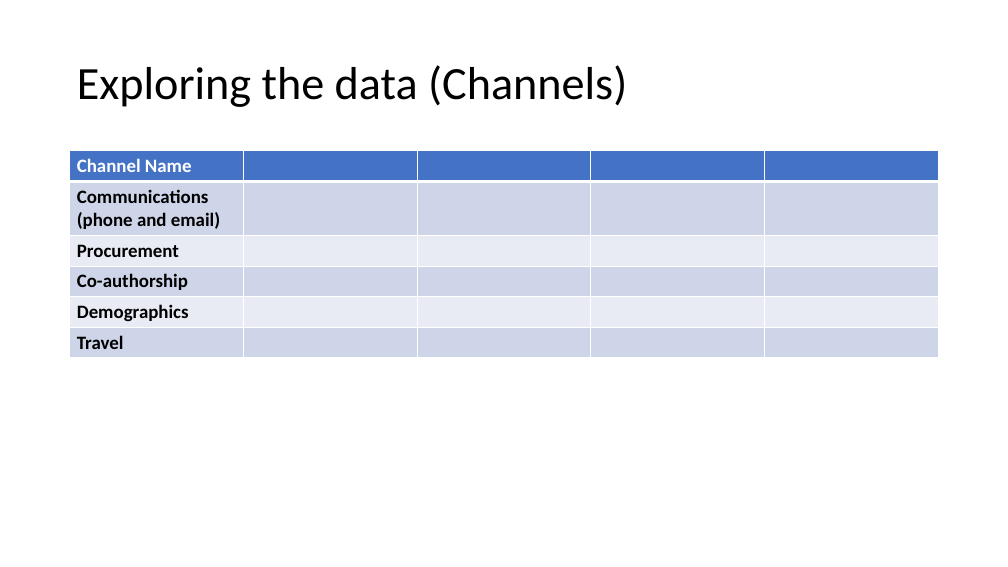
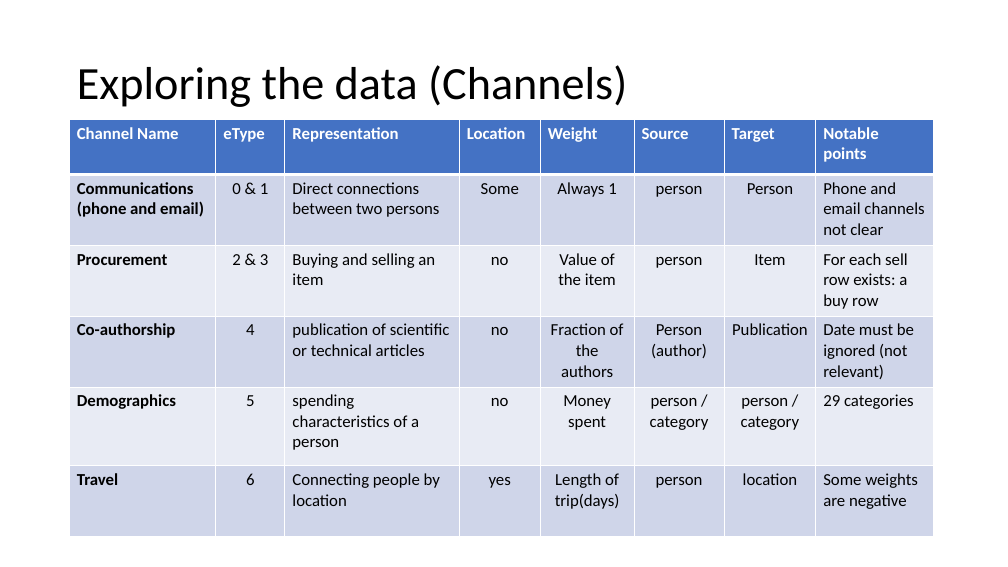
Before and after one commit to AtrayeeNeog/Visualization_2019-20, a slide deck: slide 9 of Documentation/Project_Presentation_v1.pptx. Drawn at 1008x567 pixels with LibreOffice and Linux fonts; fonts in the diff are those of the drawing. Boxes give left, top, right and bottom in pixels: in the first picture for what was removed or moved away, otherwise in the second. Text is boxed around its words. In the diff, an @@ line names an element or a change of style, - is before the commit and + after.

```diff
--- a/Documentation/Project_Presentation_v1.pptx
+++ b/Documentation/Project_Presentation_v1.pptx
@@ table at <box>70,119,933,537</box> @@
-column 2:  |  |  |  |  | 
-column 3:  |  |  |  |  | 
-column 4:  |  |  |  |  | 
-column 5:  |  |  |  |  | 
+column 2: eType | 0 & 1 | 2 & 3 | 4 | 5 | 6
+column 3: Representation | Direct connections between two persons | Buying and selling an item | publication of scientific or technical articles | spending characteristics of a person | Connecting people by location
+column 4: Location | Some | no | no | no | yes
+column 5: Weight | Always 1 | Value of the item | Fraction of the authors | Money spent | Length of trip(days)
+column 6: Source | person | person | Person (author) | person / category | person
+column 7: Target | Person | Item | Publication | person / category | location
+column 8: Notable points | Phone and email channels not clear | For each sell row exists: a buy row | Date must be ignored (not relevant) | 29 categories | Some weights are negative
@@ table: place and size @@
-table at <box>70,151,939,358</box>
+table at <box>70,119,933,537</box>
```
Also in this commit, not shown: 1 other slide changed, 3 slides added, 1 slide removed.
